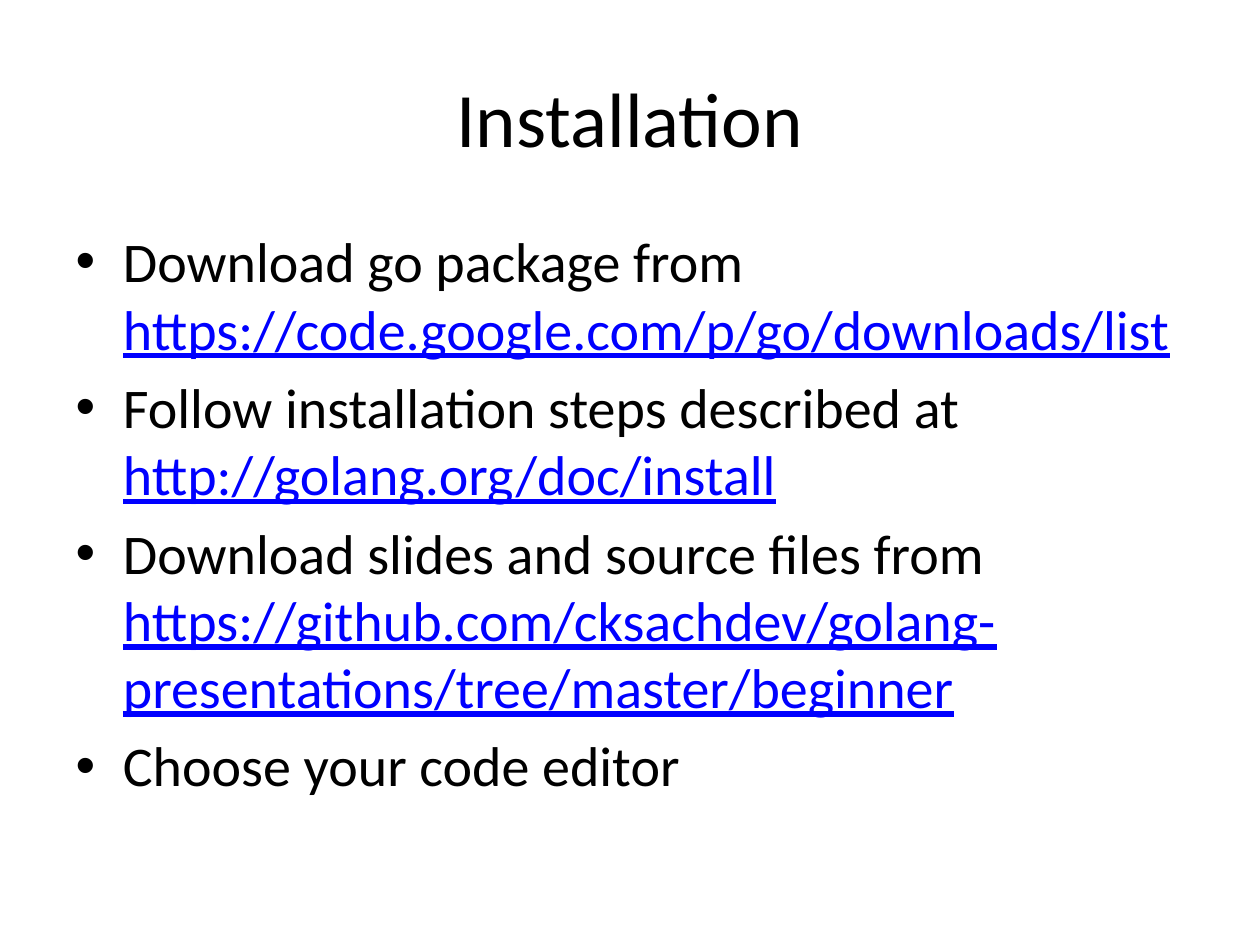
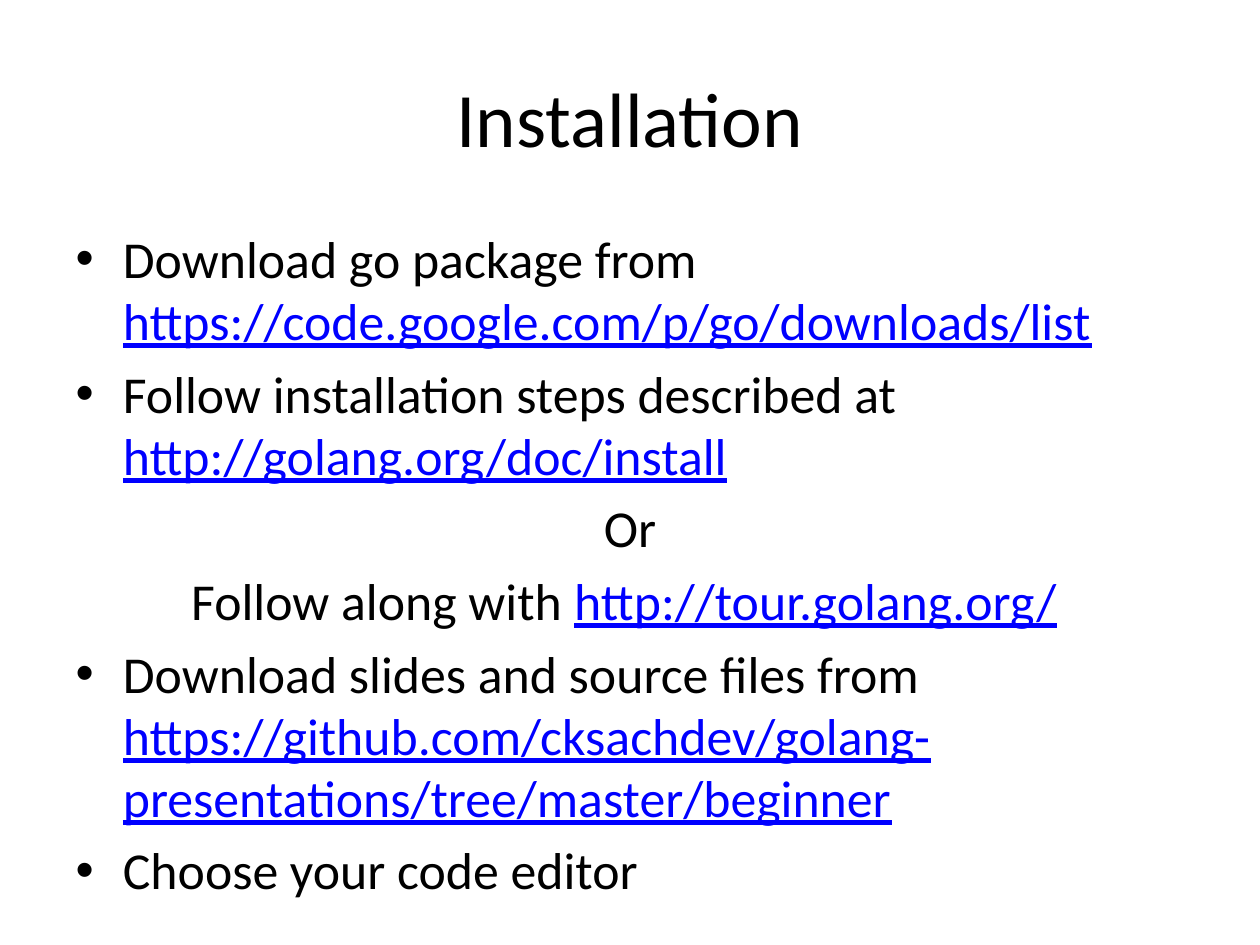
Before and after one commit to cksachdev/golang-presentations, a slide deck: slide 6 of beginner/Golang beginner workshop.pptx. Drawn at 1260x945 pixels with LibreOffice and Linux fonts; fonts in the diff are those of the drawing. Boxes give left, top, right and bottom in pixels: in the first picture for what was removed or moved away, otherwise in the second. Text is boxed around its words. In the diff, an @@ line names an element or a change of style, - is before the commit and + after.

```diff
--- a/beginner/Golang beginner workshop.pptx
+++ b/beginner/Golang beginner workshop.pptx
@@ text at [123, 242, 1090, 826]: size 32 to 29.6 pt in "Download go package from https://code.google.com/p/go/downlo ...", "Follow installation steps described at http://golang.org/doc ...", "Download slides and source files from https://github.com/cks ...", "Choose your code editor" @@
@@ text at [191, 513, 1056, 629]: paragraphs added @@
+Or
+Follow along with http://tour.golang.org/
```
Also in this commit, not shown: 1 other slide changed.
